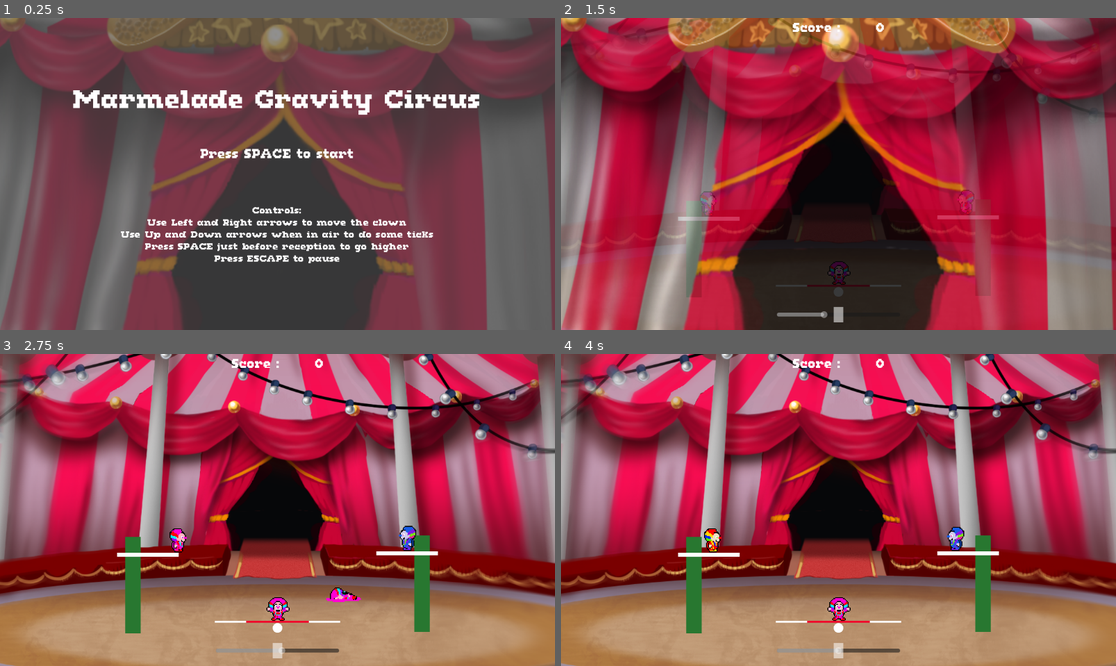
Above: before the commit, frames 1-4 (two rows, left to right).
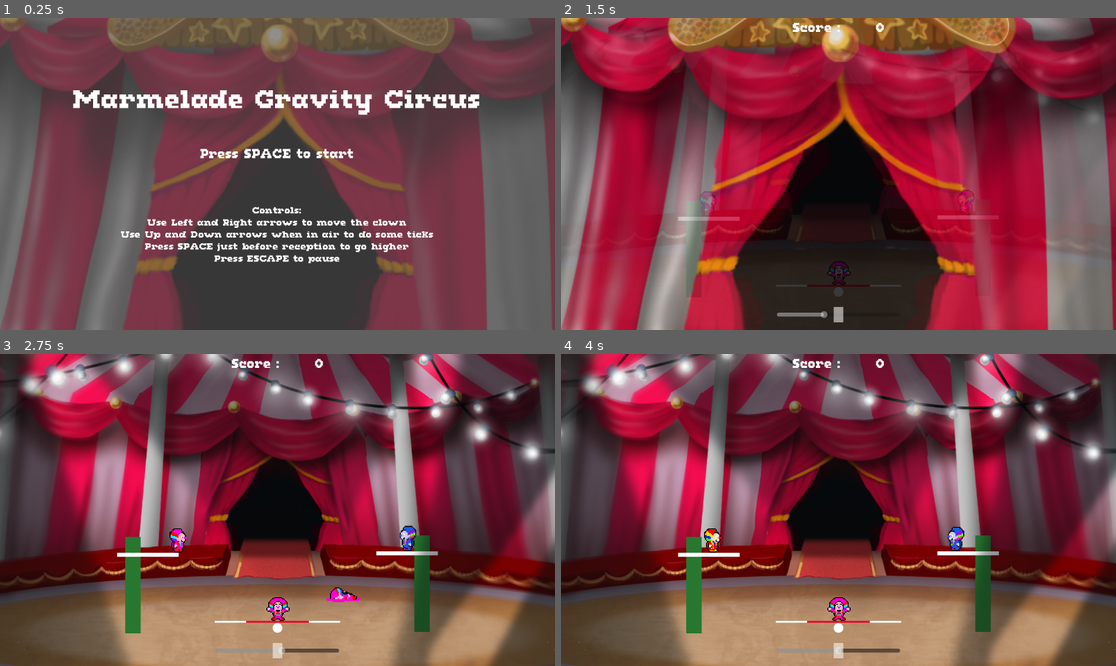
Above: after the commit, the same moments.

Repository: JonqsGames/CircusMarmelade
Game: Godot game, scene res://game.tscn
The game is run twice, just before and just after one commit, with the same random seed, the same clock (stepped at 60 frames per second) and the same inputs.
Inputs:
- Up to frame 1 (0.25 s): no input
- Up to frame 2 (1.5 s): tap Space (action) at 0.5, 0.6, 1.25 s; hold Right (right) 0.53-1.28 s; hold Left (left) from 1.28 s (still down); tap Down (rotate_negative) at 1.35 s
- Up to frame 3 (2.75 s): release Left (left) at 2.03 s; hold Right (right) from 2.03 s (still down); hold Up (rotate_positive) from 2.03 s (still down)
- Up to frame 4 (4 s): release Up (rotate_positive) at 2.78 s; tap Space (action) at 2.85 s; release Right (right) at 3.53 s; hold Left (left) from 3.53 s (still down); hold Down (rotate_negative) from 3.53 s (still down)

The runs differ from the first frame. In frame 2, 3.0% of the frame differs, in the area x 5-97%, y 0-49%; in frame 3, 55%, in the area x 0-100%, y 0-100%; in frame 4, 55%.

Commit message:
Add light and shadow

Diff:
--- a/game.tscn
+++ b/game.tscn
@@ -8,7 +8,9 @@
 [ext_resource type="Script" path="res://EarthBackground.gd" id="2_ng5vw"]
 [ext_resource type="PackedScene" uid="uid://bkfqlew2irmva" path="res://entities/spawner.tscn" id="3_ysj0m"]
 [ext_resource type="Script" path="res://DebugContainer.gd" id="4_2q6mj"]
+[ext_resource type="Texture2D" uid="uid://cjxye31m0nxo1" path="res://img/circus_open_shadow.png" id="4_rgd43"]
 [ext_resource type="Texture2D" uid="uid://bafi5n4u80hp5" path="res://img/chapitoZ1.png" id="4_yget8"]
+[ext_resource type="Texture2D" uid="uid://j4kjpfumtdyh" path="res://img/circus_open_light.png" id="5_lgy85"]
 [ext_resource type="Script" path="res://BounceBar.gd" id="6_fxx7k"]
 [ext_resource type="Script" path="res://ScoreContainer.gd" id="7_8p4h6"]
 
@@ -303,8 +305,19 @@
 position = Vector2(48, -478)
 texture = ExtResource("1_2ohbs")
 
+[node name="CircusOpen2" type="Sprite2D" parent="WorldBackground"]
+z_index = 99
+position = Vector2(48, -478)
+texture = ExtResource("4_rgd43")
+
+[node name="CircusOpen3" type="Sprite2D" parent="WorldBackground"]
+z_index = 100
+position = Vector2(48, -478)
+texture = ExtResource("5_lgy85")
+
 [node name="CircusCover" type="Sprite2D" parent="WorldBackground"]
 top_level = true
+z_index = 200
 position = Vector2(38.5, -466.25)
 scale = Vector2(1.97, 2.039)
 texture = ExtResource("4_yget8")
Not shown: 1 places in game.tscn that only renumber resources
Binary file added: img/circus_open_light.png
Not shown, added: img/circus_open_light.png.import
Binary file added: img/circus_open_shadow.png
Not shown, added: img/circus_open_shadow.png.import
Not shown, changed: docs/index.html
Not shown, changed: docs/index.pck
